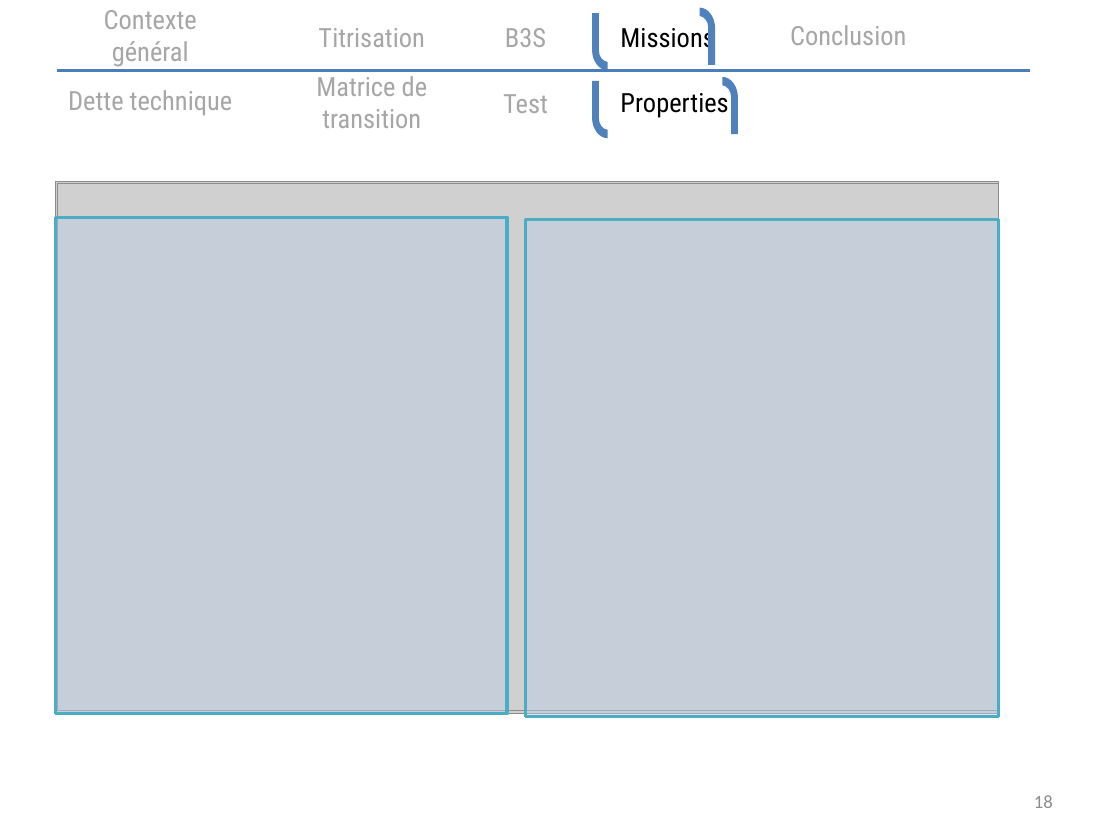
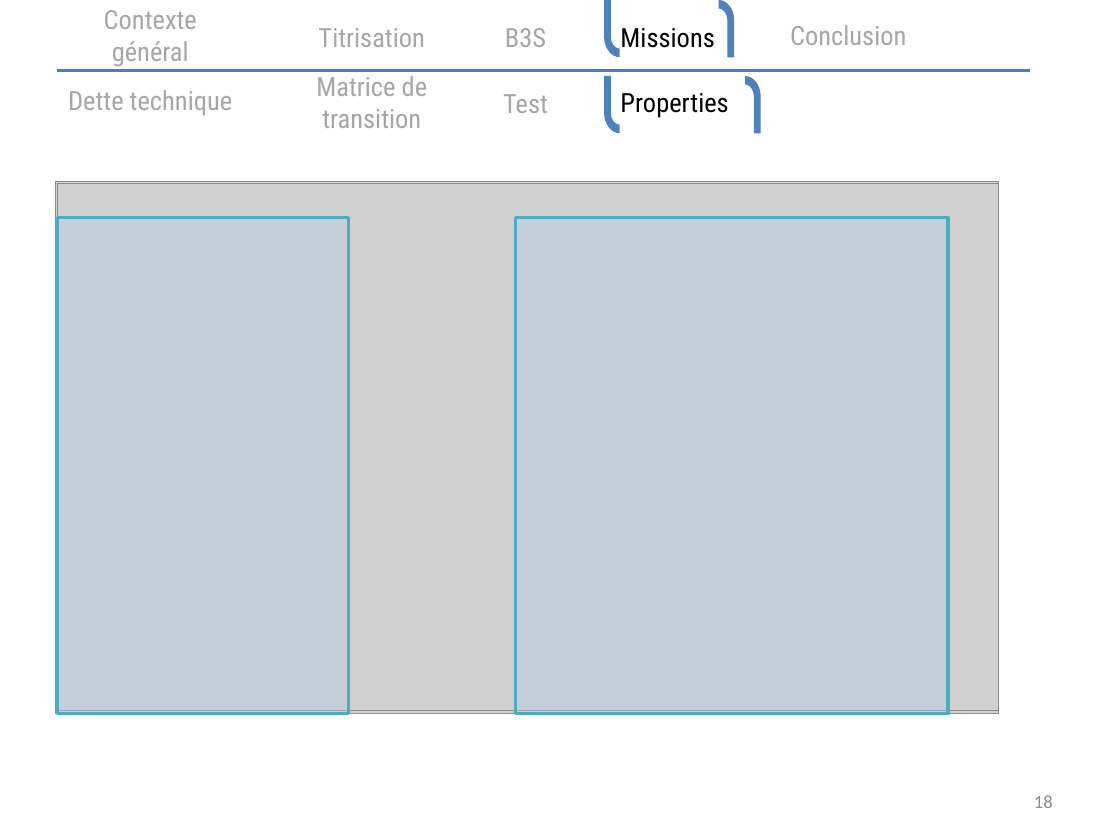
Before and after one commit to abdssamadsabri/hello-world, a slide deck: slide 18 of PFE_PRES (1).pptx. Drawn at 1120x840 pixels with LibreOffice and Linux fonts; fonts in the diff are those of the drawing; grey boxes stand for pictures. Boxes give left, top, right and bottom in pixels: in the first picture for what was removed or moved away, otherwise in the second. Text is boxed around its words. In the diff, an @@ line names an element or a change of style, - is before the commit and + after.

```diff
--- a/PFE_PRES (1).pptx
+++ b/PFE_PRES (1).pptx
@@ freeform shape: place and size @@
-freeform shape at [592, 13, 608, 71]
+freeform shape at [604, 0, 619, 57]
@@ freeform shape: place and size @@
-freeform shape at [700, 8, 716, 65]
+freeform shape at [719, 0, 735, 57]
@@ freeform shape: place and size @@
-freeform shape at [592, 81, 608, 138]
+freeform shape at [604, 76, 619, 133]
@@ freeform shape: place and size @@
-freeform shape at [722, 77, 738, 134]
+freeform shape at [745, 76, 760, 133]
@@ rectangle: place and size @@
-rectangle at [525, 220, 999, 717]
+rectangle at [57, 217, 348, 715]
@@ rectangle: place and size @@
-rectangle at [55, 217, 507, 715]
+rectangle at [516, 217, 949, 715]
```
Also in this commit, not shown: 14 other slides changed.
